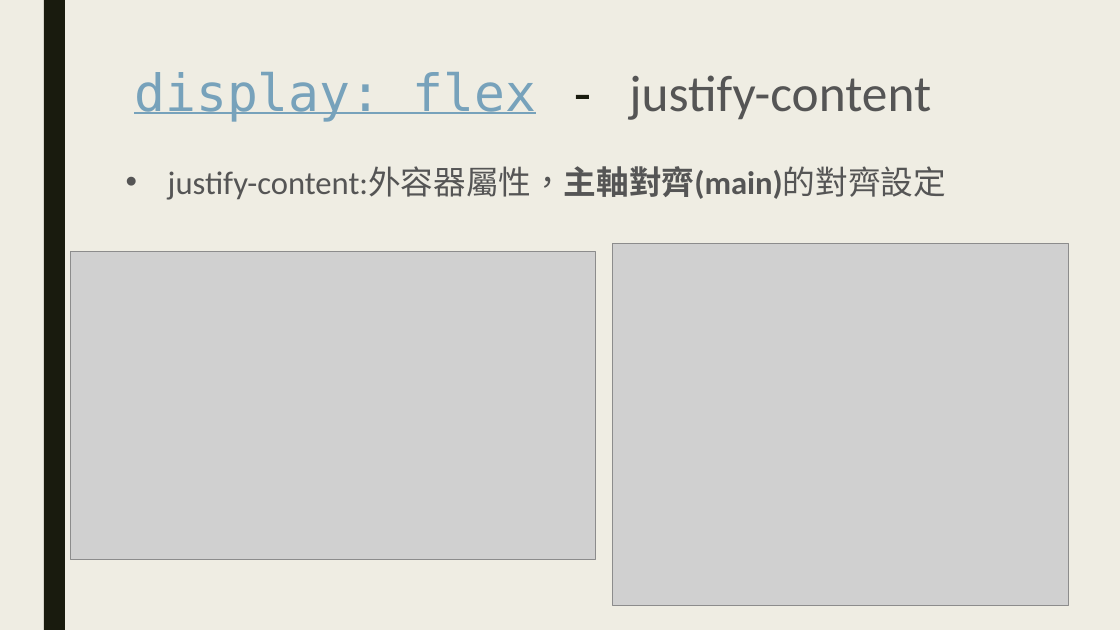
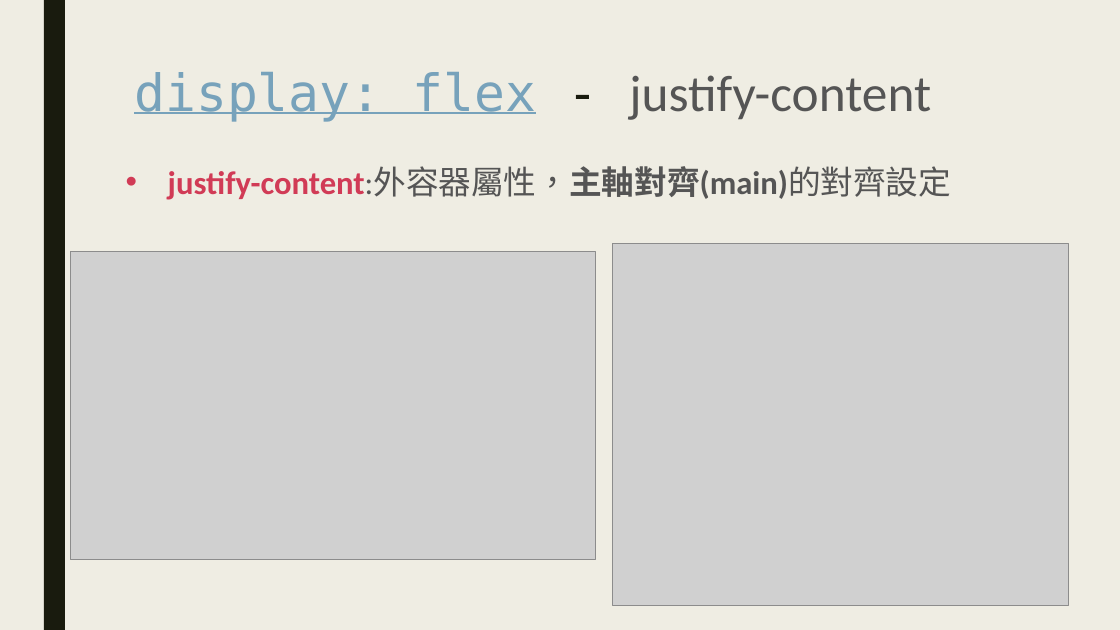
Before and after one commit to Alicexdcw/FrontEndTutorial, a slide deck: slide 32 of HTML & CSS & Javascript - starbuck.pptx. Drawn at 1120x630 pixels with LibreOffice and Linux fonts; fonts in the diff are those of the drawing; grey boxes stand for pictures. Boxes give left, top, right and bottom in pixels: in the first picture for what was removed or moved away, otherwise in the second. Text is boxed around its words. In the diff, an @@ line names an element or a change of style, - is before the commit and + after.

```diff
--- a/HTML & CSS & Javascript - starbuck.pptx
+++ b/HTML & CSS & Javascript - starbuck.pptx
@@ text "justify-content:外容器屬性，主軸對齊(main)的對齊設定" at [168,167,952,200]: text colour #555555 to #D13B56, bold on in "justify-content:外容器屬性，主軸對齊(main)的對齊設定" @@
```
Also in this commit, not shown: 6 other slides changed, 1 slide added, 1 slide removed, 11 other files.
